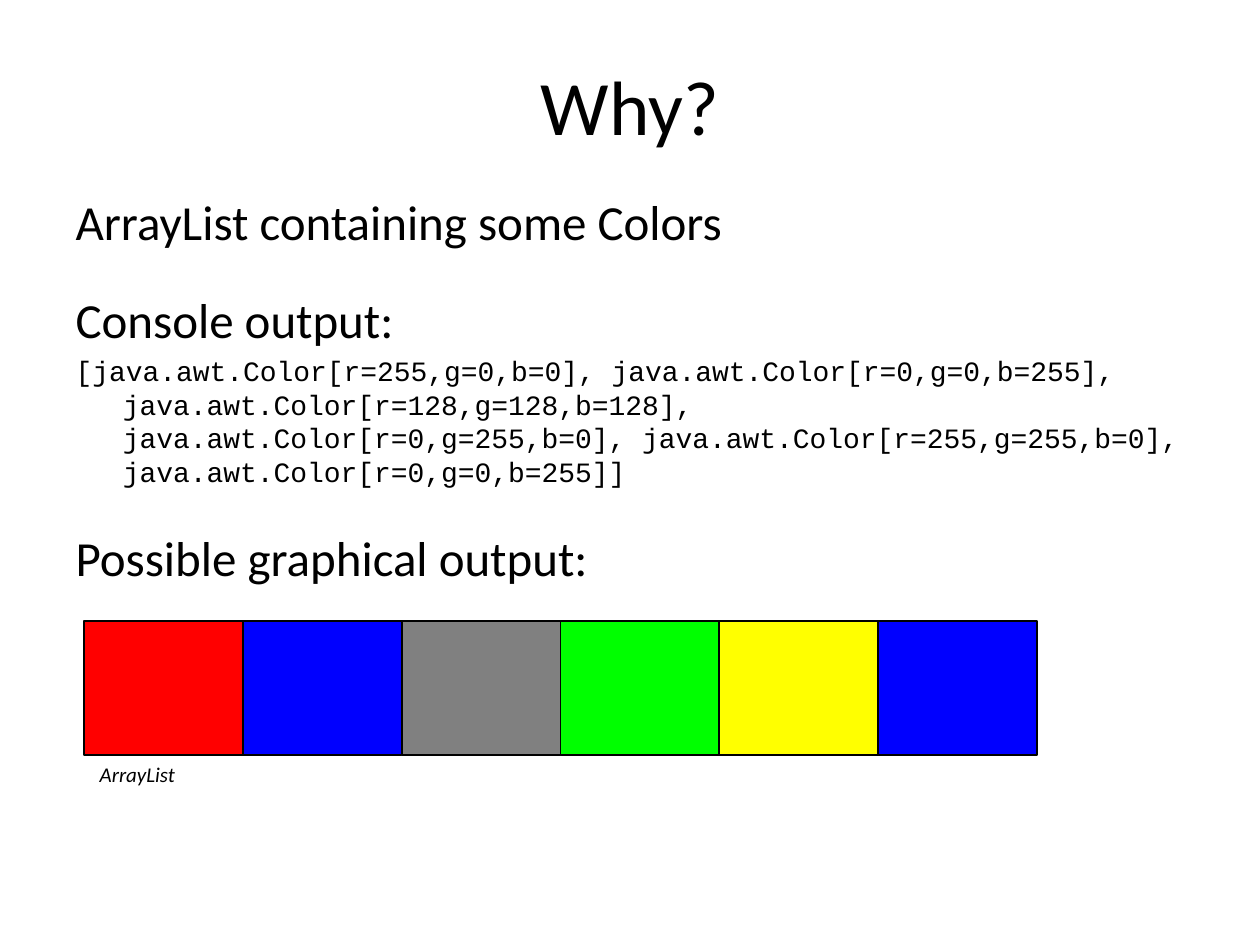
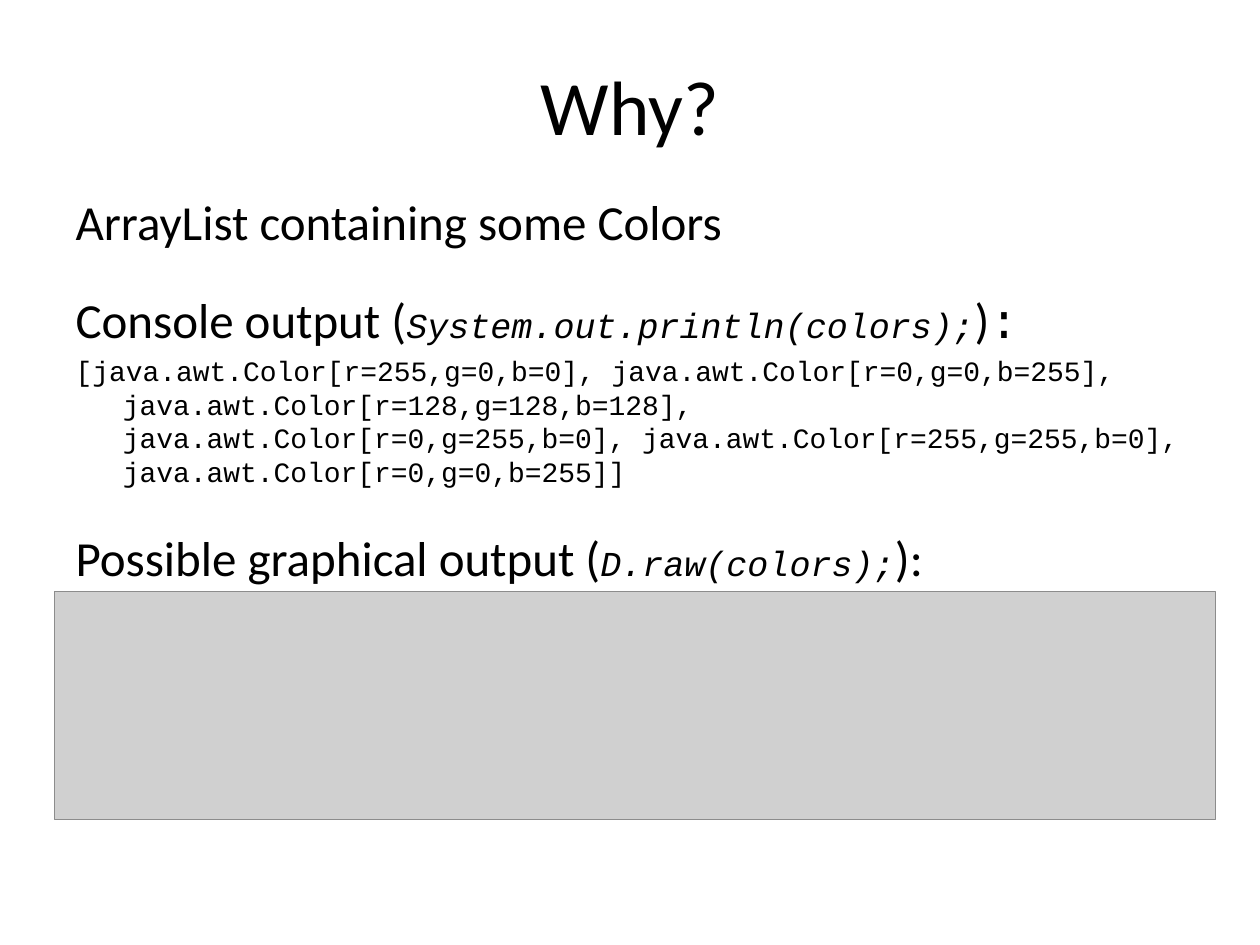
Before and after one commit to CedricReichenbach/DoodleDebug, a slide deck: slide 2 of presentation/Visualizing Objects in Java.pptx. Drawn at 1260x945 pixels with LibreOffice and Linux fonts; fonts in the diff are those of the drawing; grey boxes stand for pictures. Boxes give left, top, right and bottom in pixels: in the first picture for what was removed or moved away, otherwise in the second. Text is boxed around its words. In the diff, an @@ line names an element or a change of style, - is before the commit and + after.

```diff
--- a/presentation/Visualizing Objects in Java.pptx
+++ b/presentation/Visualizing Objects in Java.pptx
@@ text at box(76, 304, 974, 346): text changed; size 28 to 20 pt; font Calibri to Courier New; italic on @@
-Console output:
+Console output (System.out.println(colors);):
@@ text at box(76, 542, 894, 585): text changed @@
-Possible graphical output:
+Possible graphical output (D.raw(colors);):
@@ picture added at box(54, 591, 1215, 819) @@
@@ group removed at box(84, 621, 1037, 786): 6 rectangles, 1 text @@
-ArrayList
```
Also in this commit, not shown: 1 other slide changed, 6 slides added, 7 slides removed, 2 other files.
